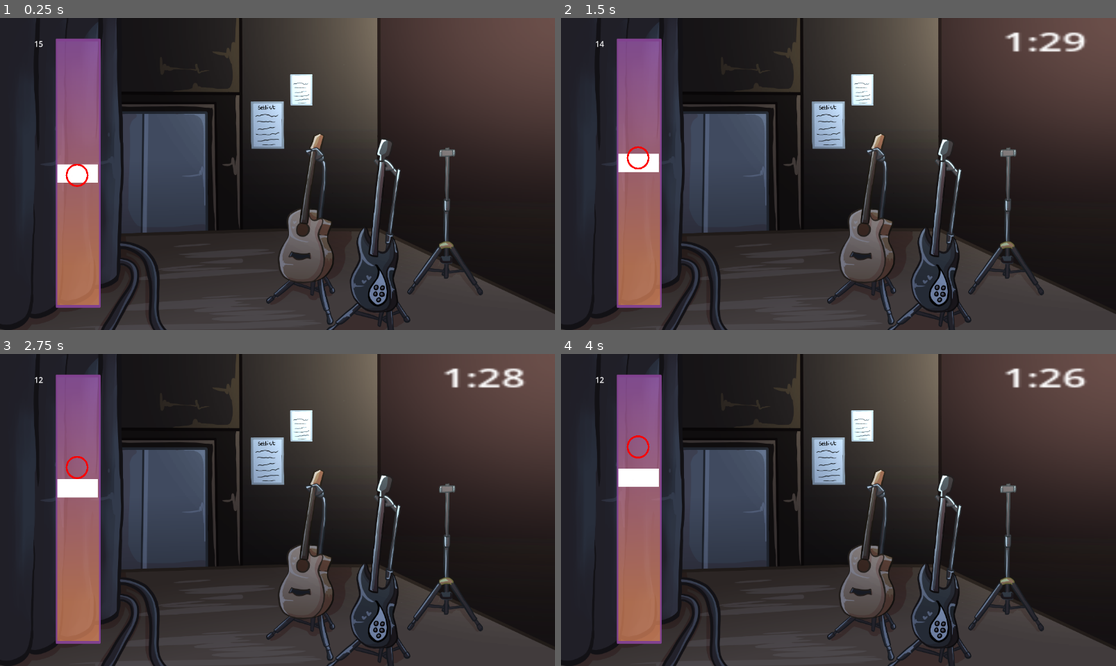
Above: before the commit, frames 1-4 (two rows, left to right).
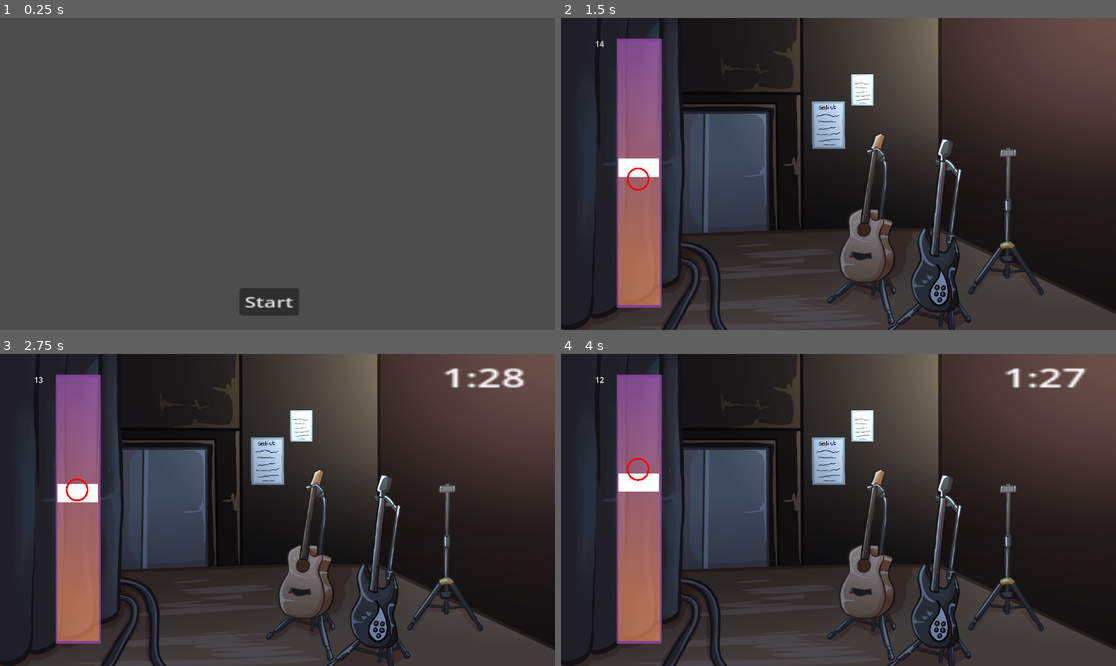
Above: after the commit, the same moments.

Repository: authenticBloodshed/RecklessRoadie
Game: Godot game, scene res://TitleScreen.tscn
The game is run twice, just before and just after one commit, with the same random seed, the same clock (stepped at 60 frames per second) and the same inputs. Before the commit the project starts from res://Minigame.tscn.
Inputs (mouse positions are in pixels of both pictures, inside the frame that each line leads up to):
- Up to frame 1 (0.25 s): no input
- Up to frame 2 (1.5 s): click (832, 301) at 0.5 s, where only the run after the commit has a clickable "Start"; move the mouse to (960, 158) at 1.27 s
- Up to frame 3 (2.75 s): click (399, 494) at 1.52 s; move the mouse to (166, 525) at 2.02 s; click (166, 525) at 2.27 s
- Up to frame 4 (4 s): move the mouse to (894, 441) at 2.77 s; move the mouse to (810, 572) at 3.52 s; click (810, 572) at 3.77 s

The runs differ from the first frame. In frame 1, 74% of the frame differs, in the area x 0-100%, y 0-100%; in frame 2, 0.9%; in frame 3, 0.4%; in frame 4, 0.6%.

Commit message:
added instruction screen

Diff:
--- /dev/null
+++ b/Introduction To Godot/StartButton.gd
@@ -0,0 +1,5 @@
+extends Control
+
+func _on_pressed():
+
+	get_tree().change_scene_to_file("res://Minigame.tscn")
--- /dev/null
+++ b/Introduction To Godot/TitleScreen.tscn
@@ -0,0 +1,26 @@
+[gd_scene load_steps=3 format=3 uid="uid://dver56n4kwo3v"]
+
+[ext_resource type="Script" path="res://StartButton.gd" id="2_bua3y"]
+
+[sub_resource type="Theme" id="Theme_qyarw"]
+
+[node name="TitleScreen" type="Control"]
+layout_mode = 3
+anchors_preset = 15
+anchor_right = 1.0
+anchor_bottom = 1.0
+grow_horizontal = 2
+grow_vertical = 2
+
+[node name="StartButton" type="Button" parent="."]
+layout_mode = 0
+offset_left = 497.0
+offset_top = 561.0
+offset_right = 543.0
+offset_bottom = 592.0
+scale = Vector2(2.69012, 1.84681)
+theme = SubResource("Theme_qyarw")
+text = "Start"
+script = ExtResource("2_bua3y")
+
+[connection signal="pressed" from="StartButton" to="StartButton" method="_on_pressed"]
--- a/Introduction To Godot/project.godot
+++ b/Introduction To Godot/project.godot
@@ -11,7 +11,7 @@
 [application]
 
 config/name="Introduction To Godot"
-run/main_scene="res://Minigame.tscn"
+run/main_scene="res://TitleScreen.tscn"
 config/features=PackedStringArray("4.2", "Forward Plus")
 config/icon="res://icon.svg"
 
Empty file added: Introduction To Godot/TitleScreen.gd
